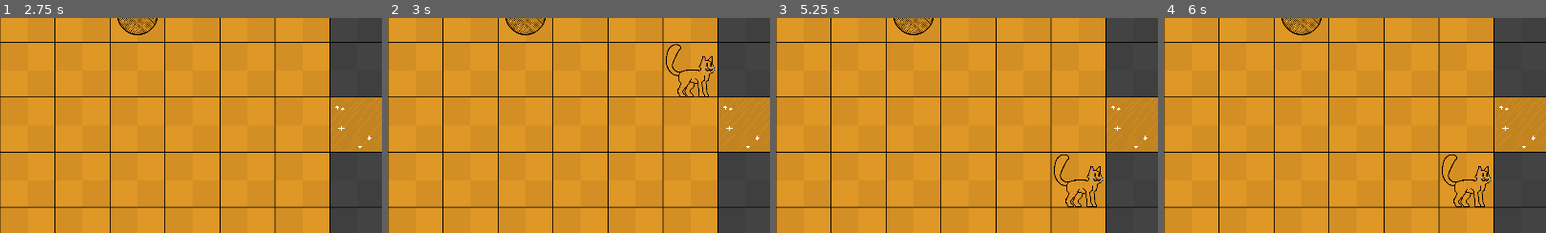
Above: before the commit, frames 1-4 (left to right).
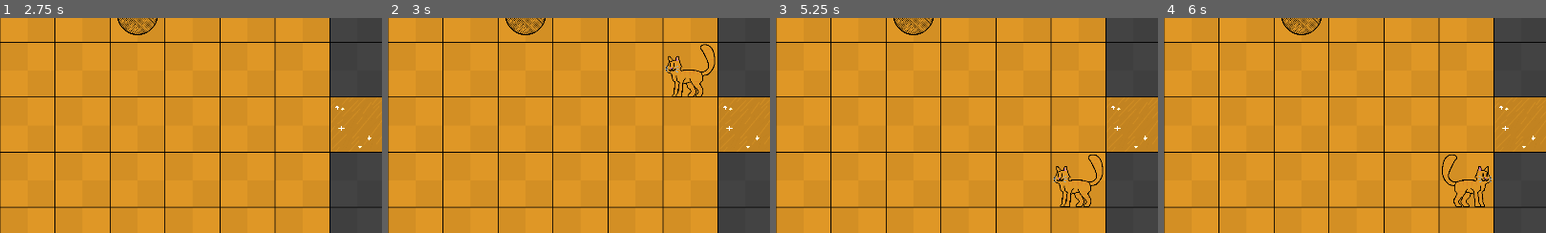
Above: after the commit, the same moments.

Repository: ItsLJcool/gamejam-whiskers
Game: Godot game, scene res://Levels/Intro Levels/Starting.tscn
Two runs of this game, one before a commit and one after it. Both use one fixed random seed, a clock stepped at 60 frames per second and the inputs below.
Inputs:
- Up to frame 1 (2.75 s): hold D (Player_Right) 0.53-1.28 s; tap Enter at 1.25 s; hold S (Player_Down) 1.28-2.03 s; tap R (Reset) at 2 s; hold D (Player_Right) from 2.03 s (still down)
- Up to frame 2 (3 s): tap R (Reset) at 2.75 s; release D (Player_Right) at 2.78 s; hold W (Player_Up) from 2.78 s (still down)
- Up to frame 3 (5.25 s): tap R (Reset) at 3.5, 4.25, 5 s; release W (Player_Up) at 3.53 s; hold A (Player_Left) 3.53-5.03 s; hold S (Player_Down) from 5.03 s (still down)
- Up to frame 4 (6 s): release S (Player_Down) at 5.78 s; hold D (Player_Right) from 5.78 s (still down)
The pictures show only the part of the screen within x 50-100%, y 27-77%; the shares and areas given below are measured in that part.

Frame 1 is identical in both runs. In frame 2, 0.9% of the frame differs, in the area x 72-86%, y 12-37%; in frame 3, 0.9%; in frame 4, nothing differs.

Commit message:
Fixed oops

Diff:
--- a/Assets/PlayerCat.gd
+++ b/Assets/PlayerCat.gd
@@ -146,7 +146,8 @@
 	return Vector2.ZERO
 
 func move(direction: Vector2):
-	FLIPPED = true if direction.x < 0 else false
+	if direction.x != 0:
+		FLIPPED = true if direction.x < 0 else false
 	_last_direction = direction
 	prev_target_position = target_position
 	target_position += direction * tile_size
